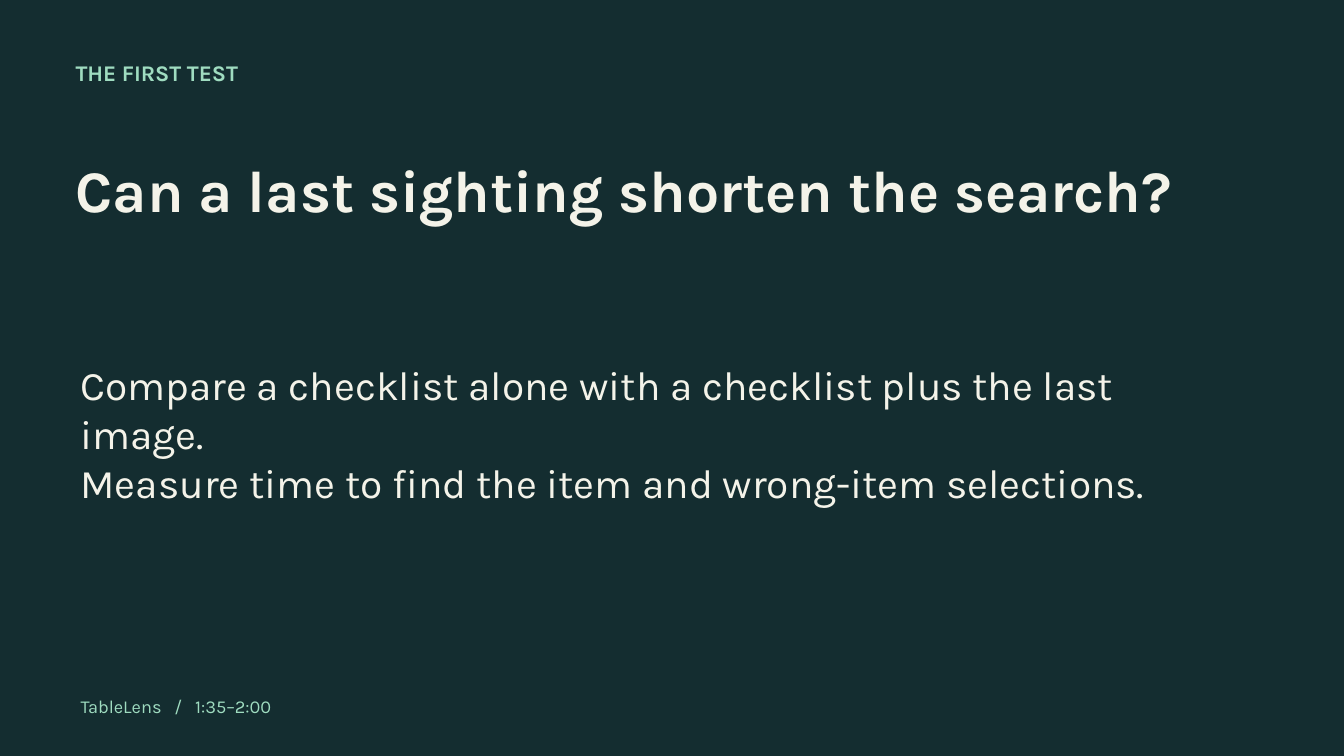
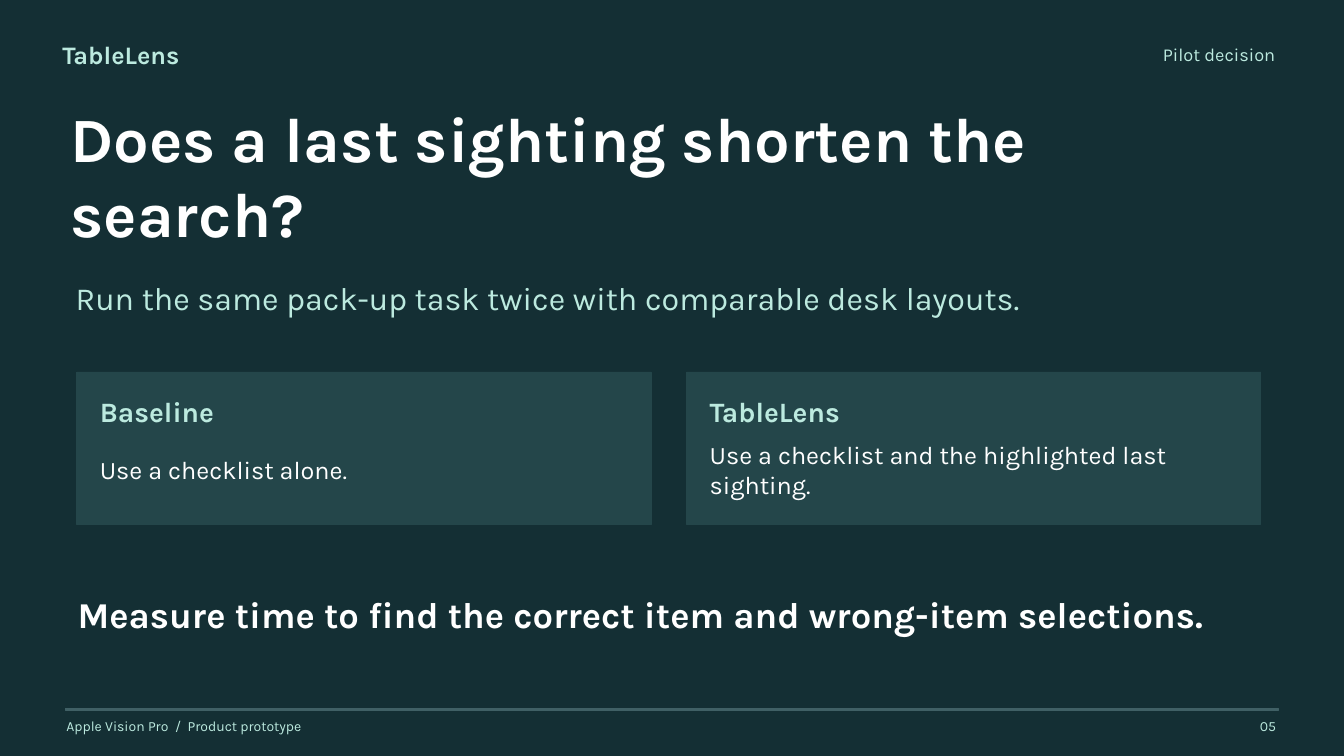
Before and after one commit to GauravWarke/TableLens, a slide deck: slide 5 of Presentation/TableLens-Pitch.pptx. Drawn at 1344x756 pixels with LibreOffice and Linux fonts; fonts in the diff are those of the drawing. Boxes give left, top, right and bottom in pixels: in the first picture for what was removed or moved away, otherwise in the second. Text is boxed around its words. In the diff, an @@ line names an element or a change of style, - is before the commit and + after.

```diff
--- a/Presentation/TableLens-Pitch.pptx
+++ b/Presentation/TableLens-Pitch.pptx
@@ background #142D30 to #142F34 @@
@@ text added at box(62, 46, 179, 65), 18 pt, text #BCEADF, bold @@
+TableLens
@@ text added at box(1163, 48, 1275, 61), 13 pt, text #BCEADF @@
+Pilot decision
@@ text removed at box(76, 66, 238, 82) @@
-THE FIRST TEST
@@ text at box(71, 117, 1025, 238): text changed; size 42 to 45 pt; text colour #F4F3E9 to #FFFFFF @@
-Can a last sighting shorten the search?
+Does a last sighting shorten the search?
@@ text added at box(76, 288, 1019, 318), 23 pt, text #BCEADF @@
+Run the same pack-up task twice with comparable desk layouts.
@@ rectangle added at box(77, 372, 651, 524), fill #24464A, outline #24464A 0.65 pt @@
@@ rectangle added at box(687, 372, 1261, 524), fill #24464A, outline #24464A 0.65 pt @@
@@ text added at box(100, 402, 214, 423), 20 pt, text #BCEADF, bold @@
+Baseline
@@ text added at box(710, 403, 840, 423), 20 pt, text #BCEADF, bold @@
+TableLens
@@ text added at box(710, 446, 1166, 500), 18 pt, text #FFFFFF @@
+Use a checklist and the highlighted last sighting.
@@ text added at box(100, 461, 347, 480), 18 pt, text #FFFFFF @@
+Use a checklist alone.
@@ text at box(78, 602, 1203, 637): text changed; size 29 to 26 pt; text colour #F4F3E9 to #FFFFFF; bold on @@
-Compare a checklist alone with a checklist plus the last image.
-Measure time to find the item and wrong-item selections.
+Measure time to find the correct item and wrong-item selections.
@@ rectangle added at box(66, 709, 1278, 710), fill #406065, outline #406065 0.65 pt @@
@@ text removed at box(81, 700, 271, 713) @@
-TableLens / 1:35–2:00
@@ text added at box(66, 721, 301, 735), 10 pt, text #BCEADF @@
+Apple Vision Pro / Product prototype
@@ text added at box(1260, 722, 1276, 731), 10 pt, text #BCEADF @@
+05
```
Also in this commit, not shown: 4 slides added, 4 slides removed, 3 other files.
